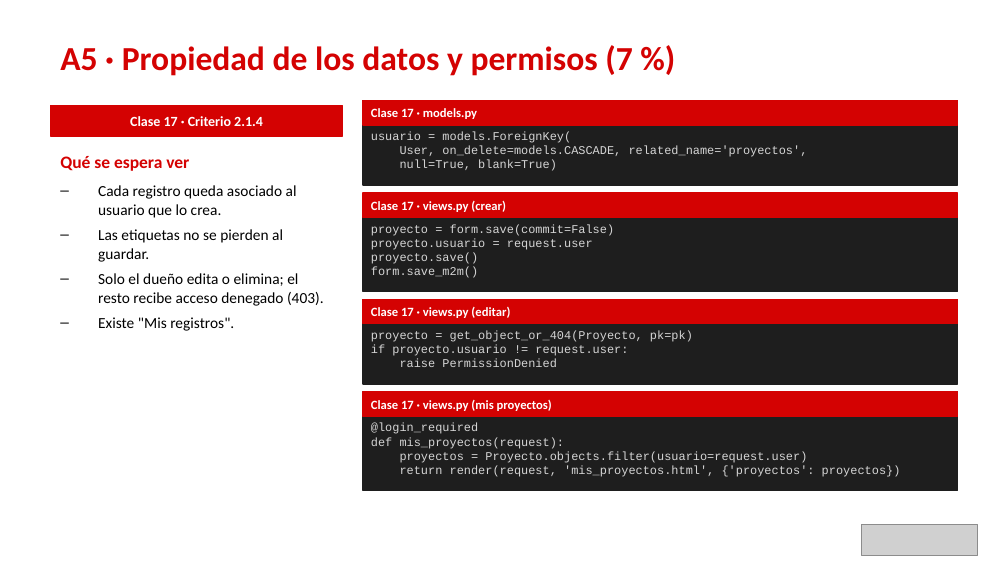
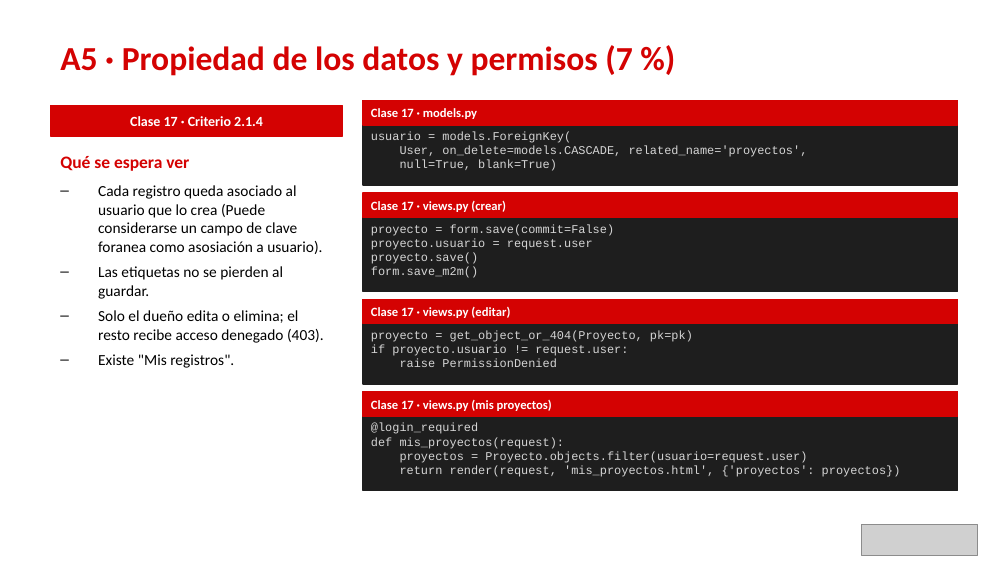
Before and after one commit to FelipeNeyra/EVA3_Backend, a slide deck: slide 10 of Presentacion_Evaluacion3_Rubrica.pptx. Drawn at 1008x567 pixels with LibreOffice and Linux fonts; fonts in the diff are those of the drawing; grey boxes stand for pictures. Boxes give left, top, right and bottom in pixels: in the first picture for what was removed or moved away, otherwise in the second. Text is boxed around its words. In the diff, an @@ line names an element or a change of style, - is before the commit and + after.

```diff
--- a/Presentacion_Evaluacion3_Rubrica.pptx
+++ b/Presentacion_Evaluacion3_Rubrica.pptx
@@ text at [98, 185, 322, 254]: text changed @@
-– Cada registro queda asociado al usuario que lo crea.
+– Cada registro queda asociado al usuario que lo crea (Puede considerarse un campo de clave foranea como asosiación a usuario).
```
Also in this commit, not shown: 4 other files.
